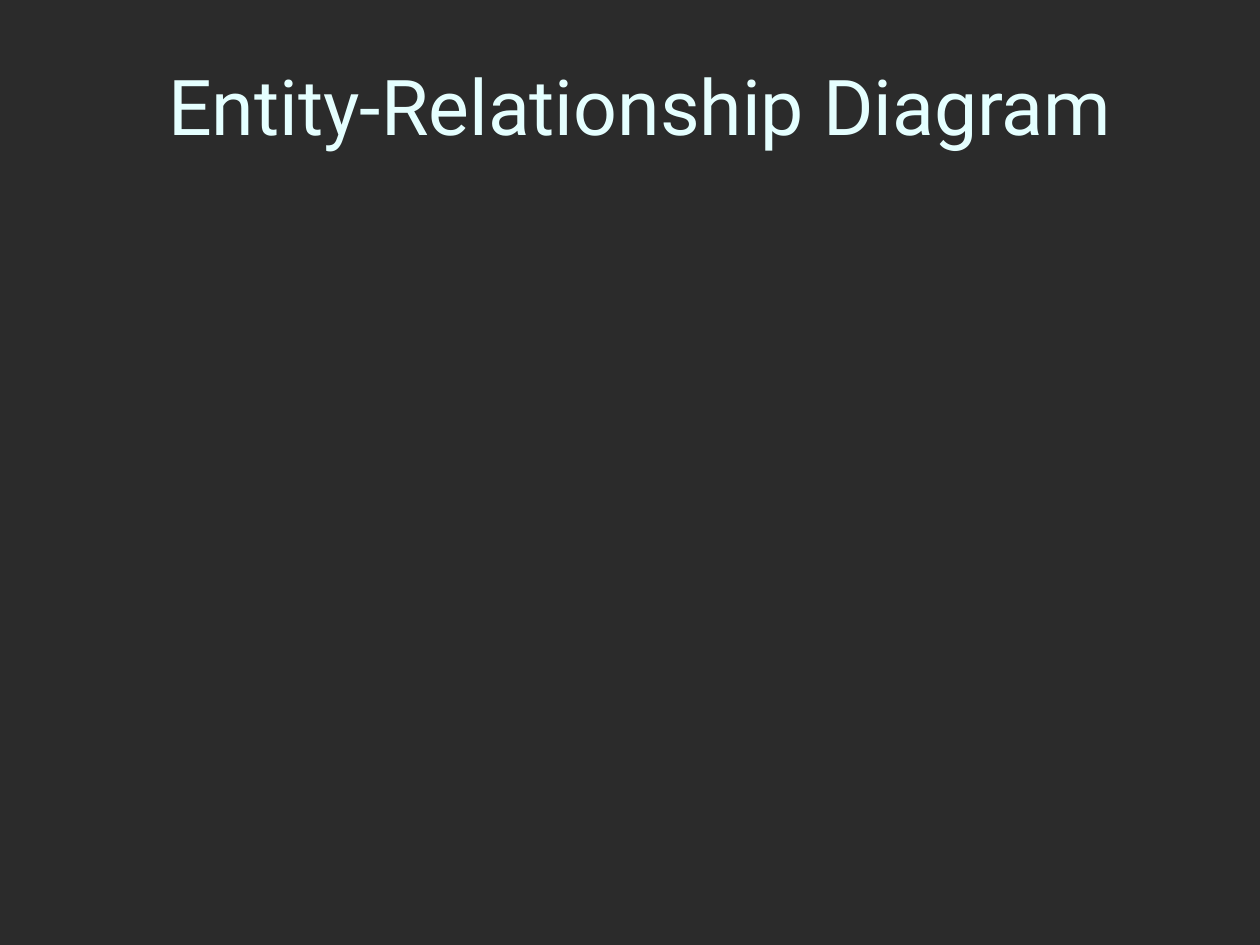
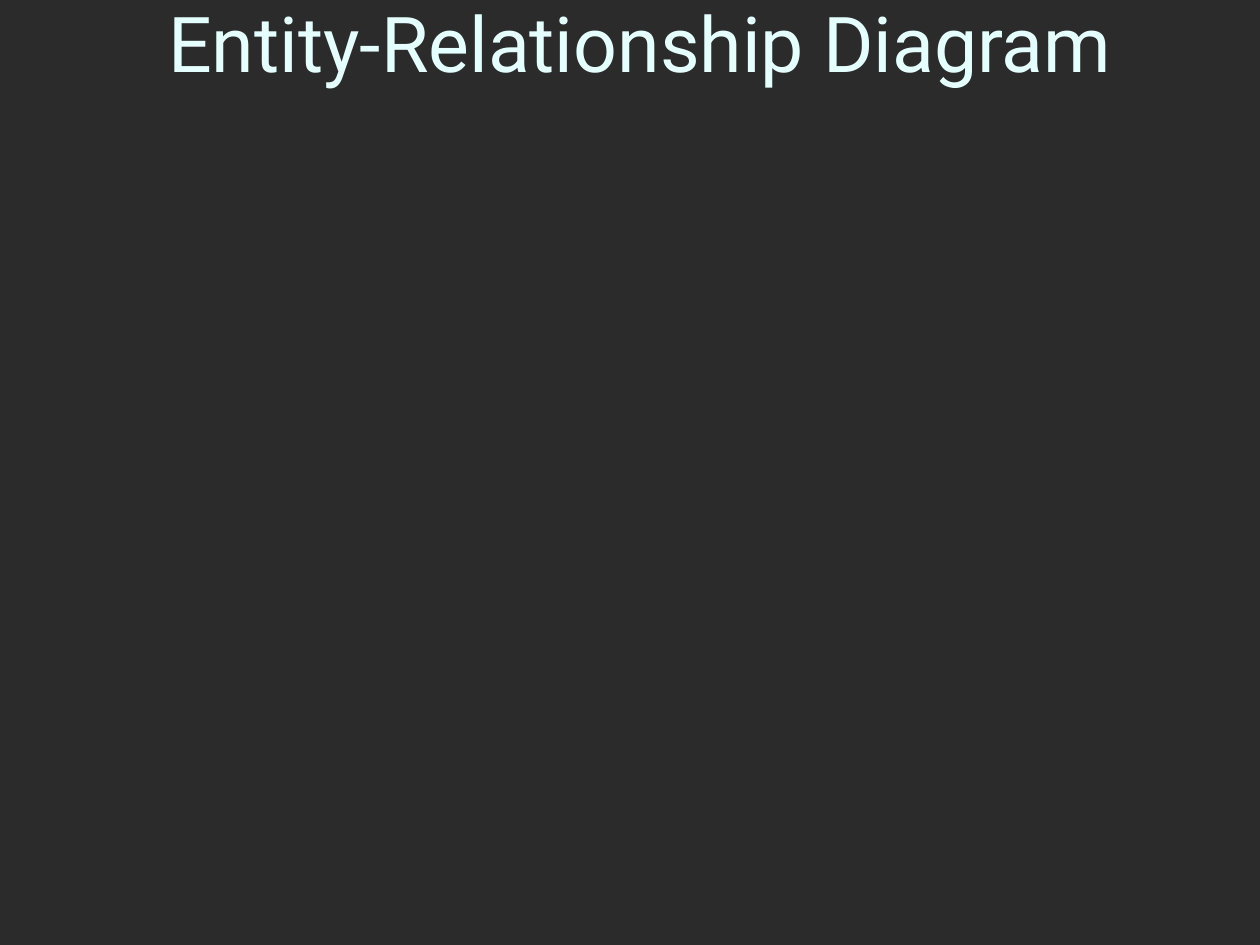
Before and after one commit to AzamWahid/LibraryInfoSystem, a slide deck: slide 28 of FinalDeliverables/3-SamplePresentation.ppt (slide 13 before the commit). Drawn at 1260x945 pixels with LibreOffice and Linux fonts; fonts in the diff are those of the drawing; background and template pictures are left out; a plain dark background stands for a picture behind light text. Boxes give left, top, right and bottom in pixels: in the first picture for what was removed or moved away, otherwise in the second. Text is boxed around its words. In the diff, an @@ line names an element or a change of style, - is before the commit and + after.

```diff
--- a/FinalDeliverables/3-SamplePresentation.ppt
+++ b/FinalDeliverables/3-SamplePresentation.ppt
@@ title "Entity-Relationship Diagram": place and size @@
-title "Entity-Relationship Diagram" at (168,77,1111,152)
+title "Entity-Relationship Diagram" at (168,14,1111,89)
```
Also in this commit, not shown: 2 other slides changed, 32 slides added, 12 slides removed, 9 other files.
